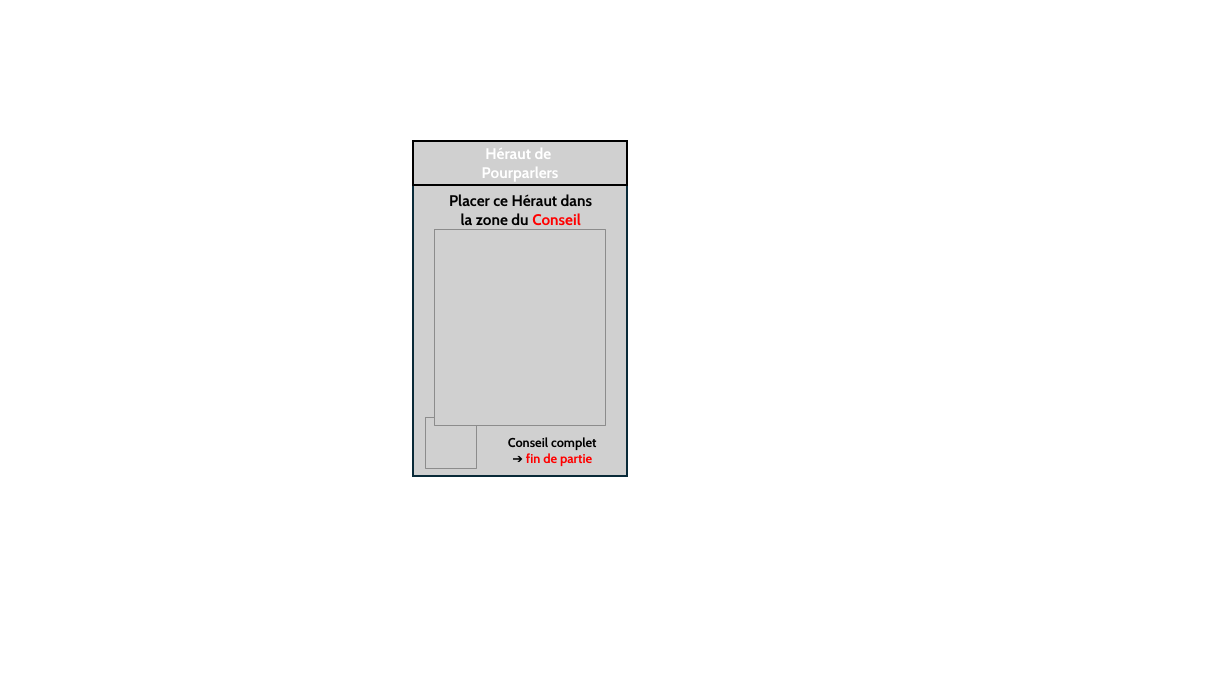
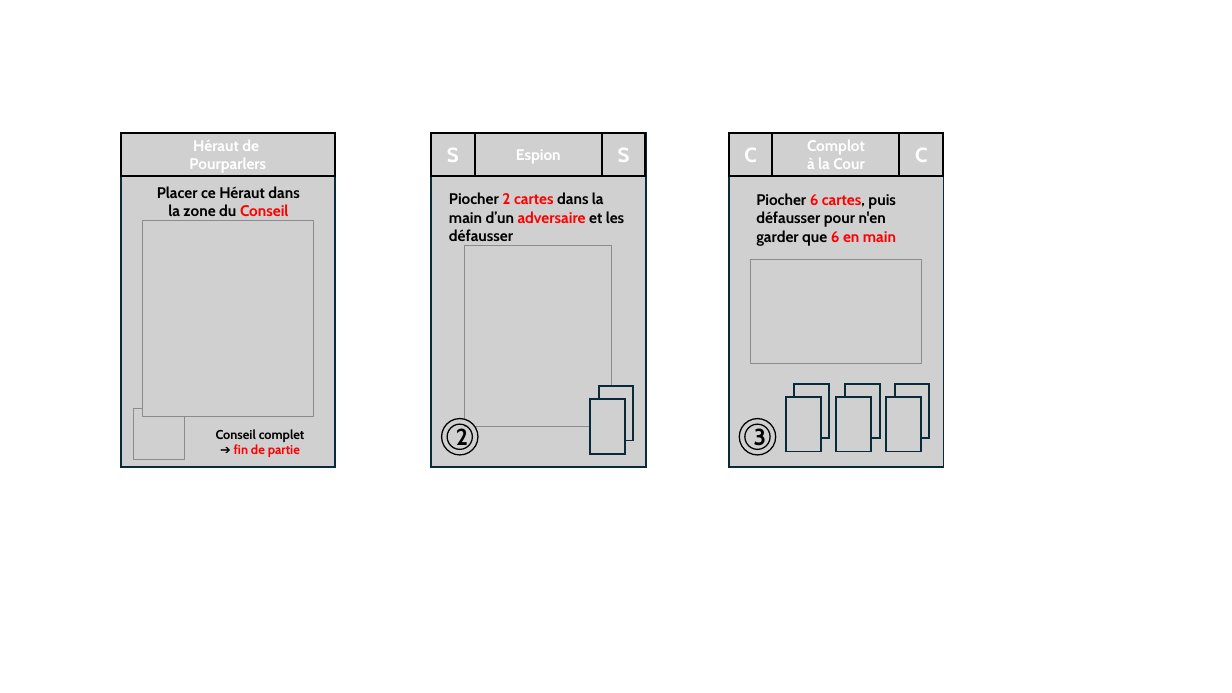
Before and after one commit to LucasBorboleta/Terre-de-Barons, a slide deck: slide 7 of pictures/Deck-fr/Deck-fr.pptx. Drawn at 1232x693 pixels with LibreOffice and Linux fonts; fonts in the diff are those of the drawing; grey boxes stand for pictures. Boxes give left, top, right and bottom in pixels: in the first picture for what was removed or moved away, otherwise in the second. Text is boxed around its words. In the diff, an @@ line names an element or a change of style, - is before the commit and + after.

Commit message:
Cartes Espion et nouveau cycle pour le deck

```diff
--- a/pictures/Deck-fr/Deck-fr.pptx
+++ b/pictures/Deck-fr/Deck-fr.pptx
@@ picture "Héraut de Pourparlers": place and size @@
-picture "Héraut de Pourparlers" at (413,141,628,185)
+picture "Héraut de Pourparlers" at (121,133,335,177)
@@ picture added at (121,133,335,468) @@
@@ picture: place and size @@
-picture at (413,141,628,476)
+picture at (432,133,646,468)
@@ group added at (729,133,944,468): 12 pictures, 1 text @@
+Complot
+à la Cour
+3
+Piocher 6 cartes, puis défausser pour n'en garder que 6 en main
+C
+C
@@ text "Placer ce Héraut dans la ...": place and size @@
-text "Placer ce Héraut dans la ..." at (449,194,592,230)
+text "Placer ce Héraut dans la ..." at (157,186,299,221)
@@ picture: place and size @@
-picture at (435,229,606,425)
+picture at (142,221,313,417)
@@ picture added at (134,409,185,459) @@
@@ picture removed at (426,418,477,469) @@
@@ group added at (432,133,645,455): 7 pictures, 1 text @@
+Espion
+2
+Piocher 2 cartes dans la main d’un adversaire et les défausser
+S
+S
@@ text "Conseil complet ➔ fin de ...": place and size @@
-text "Conseil complet ➔ fin de ..." at (508,437,597,466)
+text "Conseil complet ➔ fin de ..." at (216,429,305,457)
```
Also in this commit, not shown: 1 other slide changed, 6 other files.
